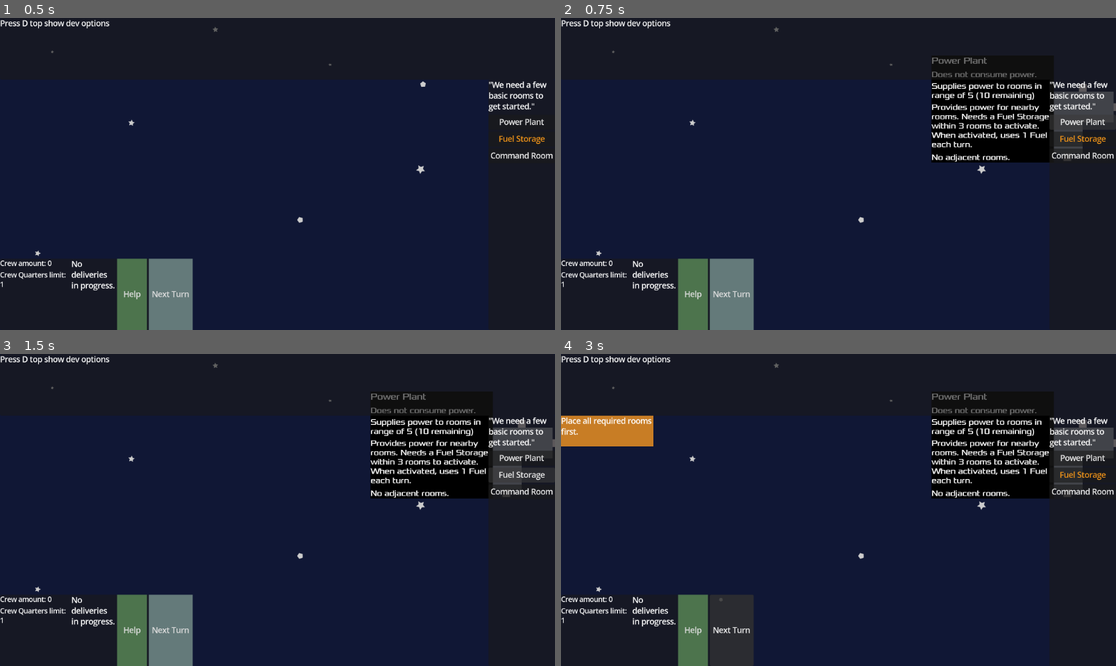
Above: before the commit, frames 1-4 (two rows, left to right).
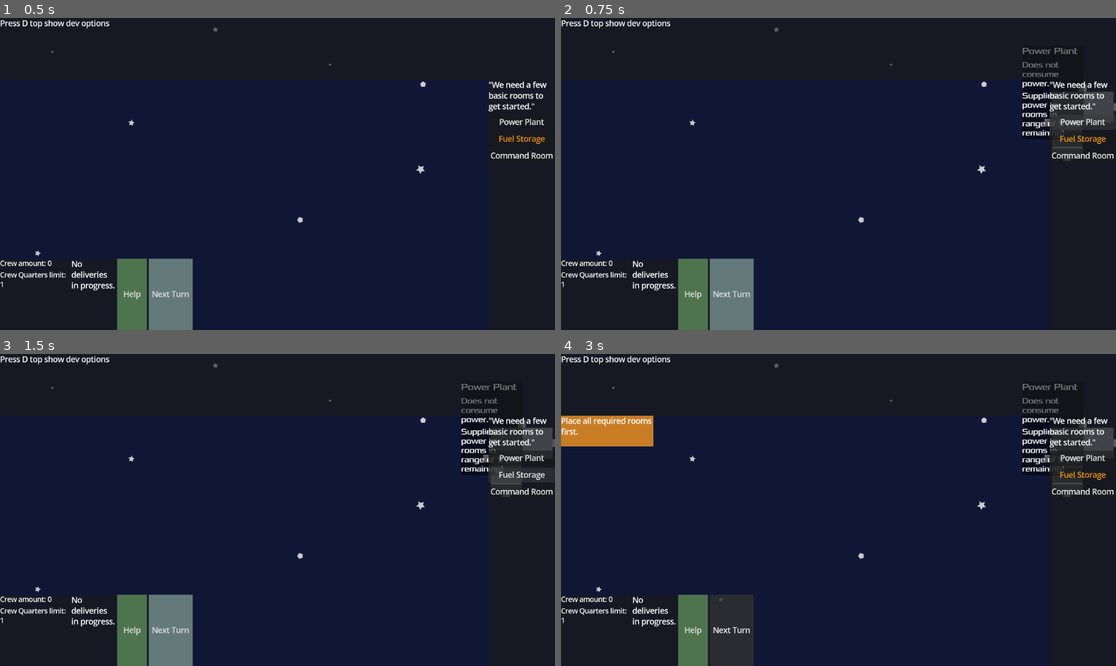
Above: after the commit, the same moments.

Repository: juhanikat/mothership
Game: Godot game, scene res://scenes/main.tscn
Same seed, same stepped clock (60 frames per second), same inputs: the game is played once before the commit and once after it.
Inputs:
- Up to frame 1 (0.5 s): no input
- Up to frame 2 (0.75 s): click "Power Plant" at 0.5 s
- Up to frame 3 (1.5 s): click "Fuel Storage" at 1.25 s
- Up to frame 4 (3 s): click "Command Room" at 2 s; click "Next Turn" at 2.75 s

Frame 1 is identical in both runs. In frame 2, 6.3% of the frame differs, in the area x 66-95%, y 9-47%; in frame 3, 6.3%; in frame 4, 6.3%.

Commit message:
change directory structure, other small additions

Diff:
--- /dev/null
+++ b/data_scripts/EventData.gd
@@ -0,0 +1,4 @@
+extends Node
+class_name EventData
+
+enum EVENTS {FIRE_1, IMPOSTERS_1, SHOCK_1}
--- a/captain/CaptainData.gd
+++ b/data_scripts/OrderData.gd
@@ -1,5 +1,5 @@
 extends Node
-class_name CaptainData
+class_name OrderData
 
 
 ## Holds data related to the selection of new rooms etc.
@@ -27,9 +27,7 @@
 
 # Orders that can be chosen randomly
 const basic_orders = {
-	Order.NEUTRAL_ORDER: _neutral_order,
-	#Order.COMBAT_WARNING_ORDER: _combat_warning_order,
-	#Order.COMBAT_CRITICAL_ORDER: _combat_critical_order
+	Order.NEUTRAL_ORDER: _neutral_order
 	}
 
 # These orders can appear e.g. on specific turns
@@ -39,11 +37,11 @@
 
 
 const _neutral_order = {
-	"description": "The Captain has no orders for you. Choose the room you think would best fit our current situation.",
+	"description": "The Commander has no orders for you. Choose the room you think would best fit our current situation.",
 	"room_categories": [
 		ROOM_CATEGORIES.CREW_ROOM,
 		ROOM_CATEGORIES.MAINTENANCE_ROOM,
-		ROOM_CATEGORIES.COMBAT_ROOM,
+		ROOM_CATEGORIES.EMERGENCY_ROOM,
 		ROOM_CATEGORIES.RESEARCH_ROOM,
 		ROOM_CATEGORIES.LUXURY_ROOM
 	],
@@ -56,19 +54,3 @@
 		ROOMS.CARGO_BAY
 	]
 	}
-
-const _combat_warning_order = {
-	"description": "We've picked up some potentially hostile activity nearby.",
-	"room_categories": [
-		ROOM_CATEGORIES.COMBAT_ROOM,
-	],
-	"choose_from": 3
-	}
-
-const _combat_critical_order = {
-	"description": "Hostile activity imminent!",
-	"room_categories": [
-		ROOM_CATEGORIES.COMBAT_ROOM,
-	],
-	"choose_from": 3
-	}
--- a/RoomData.gd
+++ b/data_scripts/RoomData.gd
@@ -5,16 +5,16 @@
 enum RoomShape {LShape, TShape, SmallSquareShape, BigSquareShape, LongHallwayShape}
 enum RoomType {
 	COMMAND_ROOM, POWER_PLANT, ENGINE_ROOM, CARGO_BAY, CREW_QUARTERS,
-	CANTEEN, LAVATORY, RATION_STORAGE, WPP, FUEL_STORAGE, GARDEN, ROBOTICS, WEAPONS_RESEARCH, DATA_ANALYSIS, STINGRAY, CABLE_DUCT, PLACEHOLDER_ROOM
-}
-enum RoomCategory {CREW_ROOM, MAINTENANCE_ROOM, RESEARCH_ROOM, COMBAT_ROOM, LUXURY_ROOM, SPECIAL_ROOM}
+	CANTEEN, LAVATORY, RATION_STORAGE, WPP, FUEL_STORAGE, GARDEN, ROBOTICS, WEAPONS_RESEARCH, DATA_ANALYSIS, ARMORY, CABLE_DUCT, PLACEHOLDER_ROOM
+}
+enum RoomCategory {CREW_ROOM, MAINTENANCE_ROOM, RESEARCH_ROOM, EMERGENCY_ROOM, LUXURY_ROOM, SPECIAL_ROOM}
 
 
 const room_colors = {
 	RoomCategory.CREW_ROOM: Color(0.212, 0.561, 0.812),
 	RoomCategory.MAINTENANCE_ROOM: Color(0.957, 0.588, 0.098),
 	RoomCategory.RESEARCH_ROOM: Color(0.678, 0.0, 0.68),
-	RoomCategory.COMBAT_ROOM: Color(0.681, 0.257, 0.219),
+	RoomCategory.EMERGENCY_ROOM: Color(0.681, 0.257, 0.219),
 	RoomCategory.LUXURY_ROOM: Color(0.394, 0.834, 0.113),
 	RoomCategory.SPECIAL_ROOM: Color(0.925, 0.925, 0.925)
 	}
@@ -46,7 +46,6 @@
 const room_data = {
 	RoomType.COMMAND_ROOM: _command_room_data,
 	RoomType.POWER_PLANT: _power_plant_data,
-	RoomType.ENGINE_ROOM: _engine_room_data,
 	RoomType.CARGO_BAY: _cargo_bay_data,
 	RoomType.CREW_QUARTERS: _crew_quarters_data,
 	RoomType.CANTEEN: _canteen_data,
@@ -59,7 +58,7 @@
 	RoomType.WEAPONS_RESEARCH: _weapons_research_data,
 	RoomType.DATA_ANALYSIS: _data_analysis_data,
 	RoomType.CABLE_DUCT: _cable_duct_data,
-	RoomType.STINGRAY: _stingray_data,
+	RoomType.ARMORY: _armory_data,
 	RoomType.PLACEHOLDER_ROOM: _placeholder_room_data
 }
 
@@ -86,14 +85,6 @@
 	"power_supply": {"capacity": 10, "range": 5}
 }
 
-const _engine_room_data: Dictionary[String, Variant] = {
-	"room_name": "Engine Room",
-	"room_shape": RoomShape.BigSquareShape,
-	"room_desc": "",
-	"room_category": RoomCategory.SPECIAL_ROOM,
-	"power_usage": 3
-}
-
 const _cargo_bay_data: Dictionary[String, Variant] = {
 	"room_name": "Cargo Bay",
 	"room_shape": RoomShape.BigSquareShape,
@@ -211,7 +202,7 @@
 const _weapons_research_data: Dictionary[String, Variant] = {
 	"room_name": "Weapons Research",
 	"room_shape": RoomShape.TShape,
-	"room_desc": "Unlocks new combat rooms.",
+	"room_desc": "Unlocks new rooms.",
 	"room_category": RoomCategory.RESEARCH_ROOM,
 	"power_usage": 1
 }
@@ -228,11 +219,10 @@
 ## COMBAT ROOMS
 
 
-const _stingray_data: Dictionary[String, Variant] = {
-	"room_name": "Stingray",
-	"room_shape": RoomShape.SmallSquareShape,
-	"room_desc": "Weapon. Shoots 1 column in front.",
-	"room_category": RoomCategory.COMBAT_ROOM,
-	"power_usage": 1,
-	"facing": "up"
-}
+const _armory_data: Dictionary[String, Variant] = {
+	"room_name": "Armory",
+	"room_shape": RoomShape.SmallSquareShape,
+	"room_desc": "Contains weapons to help your crew fight intruders.",
+	"room_category": RoomCategory.EMERGENCY_ROOM,
+	"power_usage": 1
+}
--- a/captain/CaptainFunctions.gd
+++ b/data_scripts/RoomOrders.gd
@@ -1,16 +1,16 @@
 extends Node
-class_name CaptainFunctions
+class_name RoomOrders
 
-## Holds functions related to the selection of new rooms etc.
+## Holds functions related to the selection of new rooms and events.
 ## Actual HUD for the room selection is elsewhere.
-## Also check out CaptainData.gd.
-static var starting_order = CaptainData.starting_order.duplicate(true)
-static var orders = CaptainData.basic_orders.duplicate(true)
-static var special_orders = CaptainData.special_orders.duplicate(true)
+## Also check out OrderData.gd.
+static var starting_order = OrderData.starting_order.duplicate(true)
+static var orders = OrderData.basic_orders.duplicate(true)
+static var special_orders = OrderData.special_orders.duplicate(true)
 
 
 # NOTE: The orders appended to this Array are modified from the original orders!
-static var order_history: Array[CaptainData.Order] = []
+static var order_history: Array[OrderData.Order] = []
 
 
 
@@ -55,7 +55,7 @@
 	return new_order
 
 
-static func get_specific_order(order_enum: CaptainData.Order) -> Dictionary:
+static func get_specific_order(order_enum: OrderData.Order) -> Dictionary:
 	var new_order: Dictionary = special_orders[order_enum].duplicate(true)
 	order_history.append(order_enum)
 
--- a/scenes/hud.gd
+++ b/gameplay_scripts/hud/hud.gd
@@ -5,7 +5,7 @@
 @export var maintenance_room_list: ItemList
 @export var luxury_room_list: ItemList
 @export var special_room_list: ItemList
-@export var combat_room_list: ItemList
+@export var emergency_room_list: ItemList
 @export var research_room_list: ItemList
 
 @export var help_popup: PopupPanel
@@ -33,7 +33,7 @@
 	RoomData.RoomCategory.MAINTENANCE_ROOM: maintenance_room_list,
 	RoomData.RoomCategory.LUXURY_ROOM: luxury_room_list,
 	RoomData.RoomCategory.SPECIAL_ROOM: special_room_list,
-	RoomData.RoomCategory.COMBAT_ROOM: combat_room_list,
+	RoomData.RoomCategory.EMERGENCY_ROOM: emergency_room_list,
 	RoomData.RoomCategory.RESEARCH_ROOM: research_room_list,
 }
 
--- a/scenes/main.gd
+++ b/gameplay_scripts/main.gd
@@ -19,8 +19,8 @@
 
 @onready var hud = get_node("HUD")
 
-var room_scene = load("res://room/room.tscn")
-var room_info_scene = load("res://room/room_info.tscn")
+var room_scene = load("res://scenes/room.tscn")
+var room_info_scene = load("res://scenes/room_info.tscn")
 
 const room_data = RoomData.room_data
 
@@ -43,7 +43,7 @@
 
 
 func _ready() -> void:
-	var first_order = CaptainFunctions.get_starting_order()
+	var first_order = RoomOrders.get_starting_order()
 	var possible_rooms: Array[Dictionary]
 	possible_rooms.assign(first_order.selected_rooms)
 	room_selection.show_order(first_order.description, possible_rooms)
@@ -153,10 +153,8 @@
 	new_room_info.init_room_info(new_room, new_room_data, overwrite_name)
 	new_room_info.global_position = new_room.global_position + RoomData.room_info_pos[new_room_shape]
 	new_room.room_info = new_room_info
-	if new_room.picked:
-		new_room_info.expand_info()
+
 	room_info_nodes.add_child(new_room_info)
-
 	return new_room
 
 
@@ -194,10 +192,10 @@
 
 	var next_order: Dictionary
 	if turn == 3:
-		next_order = CaptainFunctions.get_specific_order(CaptainData.Order.CARGO_BAY_ORDER)
+		next_order = RoomOrders.get_specific_order(OrderData.Order.CARGO_BAY_ORDER)
 	else:
 		var active_data_analysis_rooms = get_tree().get_nodes_in_group("DataAnalysis").filter(func(room: Room): return room.gameplay.activated)
-		next_order = CaptainFunctions.get_random_order(len(active_data_analysis_rooms))
+		next_order = RoomOrders.get_random_order(len(active_data_analysis_rooms))
 
 	var possible_rooms: Array[Dictionary]
 	possible_rooms.assign(next_order.selected_rooms)
--- a/room/room.gd
+++ b/gameplay_scripts/room/room.gd
@@ -1,7 +1,7 @@
 extends Area2D
 class_name Room
 
-var connector_scene = load("res://room/connector.tscn")
+var connector_scene = load("res://scenes/connector.tscn")
 
 const RoomShape = RoomData.RoomShape
 
--- a/room/room_info.gd
+++ b/gameplay_scripts/room/room_info.gd
@@ -11,7 +11,10 @@
 @export var description_label: RichTextLabel
 
 var parent_room: Room
-var relative_pos = Vector2(-250, -75)
+var relative_pos = Vector2(-150, -75)
+
+
+
 ##  fills information from _data (positioning is done in main.gd).
 ## NOTE: showing/hiding information that is visible when hovering room is done in room.gd.
 func init_room_info(p_room: Room, _data: Dictionary[String, Variant], overwrite_name: String = "") -> void:
@@ -53,7 +56,7 @@
 	description_label.show()
 	adjacent_rooms_label.show()
 	z_index = 2
-	size.x = 250
+	offset_right += 100
 	var stylebox: StyleBoxFlat = get_theme_stylebox("panel").duplicate()
 	stylebox.set("bg_color", Color(0.0, 0.0, 0.0, 1.0))
 	add_theme_stylebox_override("panel", stylebox)
@@ -63,7 +66,8 @@
 	description_label.hide()
 	adjacent_rooms_label.hide()
 	z_index = 0
-	size = get_minimum_size()
+	reset_size()
+
 	var stylebox: StyleBoxFlat = get_theme_stylebox("panel").duplicate()
 	stylebox.set("bg_color", Color(0.0, 0.0, 0.0, 0.5))
 	add_theme_stylebox_override("panel", stylebox)
--- a/project.godot
+++ b/project.godot
@@ -17,9 +17,9 @@
 
 [autoload]
 
-GlobalSignals="*res://globals/GlobalSignals.gd"
-GlobalInputFlags="*res://globals/GlobalInputFlags.gd"
-GlobalNotice="*res://globals/GlobalNotice.gd"
+GlobalSignals="*res://global_scripts/GlobalSignals.gd"
+GlobalInputFlags="*res://global_scripts/GlobalInputFlags.gd"
+GlobalNotice="*res://global_scripts/GlobalNotice.gd"
 
 [debug]
 
--- a/room/connector.tscn
+++ b/scenes/connector.tscn
@@ -1,6 +1,6 @@
 [gd_scene load_steps=2 format=3 uid="uid://bj8pqne0ixkqs"]
 
-[ext_resource type="Script" uid="uid://cilnba8yxxsj2" path="res://room/connector.gd" id="1_xi27r"]
+[ext_resource type="Script" uid="uid://cilnba8yxxsj2" path="res://gameplay_scripts/room/connector.gd" id="1_xi27r"]
 
 [node name="Connector" type="Area2D" node_paths=PackedStringArray("collision_polygon", "nav_region", "texture_polygon") groups=["Connector"]]
 script = ExtResource("1_xi27r")
--- a/scenes/hud.tscn
+++ b/scenes/hud.tscn
@@ -1,6 +1,6 @@
 [gd_scene load_steps=4 format=3 uid="uid://d1spf4ifa2e2j"]
 
-[ext_resource type="Script" uid="uid://bej65is377k75" path="res://scenes/hud.gd" id="1_ahhtf"]
+[ext_resource type="Script" uid="uid://bej65is377k75" path="res://gameplay_scripts/hud/hud.gd" id="1_ahhtf"]
 
 [sub_resource type="StyleBoxFlat" id="StyleBoxFlat_ahhtf"]
 bg_color = Color(0.300296, 0.453884, 0.300172, 1)
@@ -8,13 +8,13 @@
 [sub_resource type="StyleBoxFlat" id="StyleBoxFlat_oo0fn"]
 bg_color = Color(0.392165, 0.478501, 0.478927, 1)
 
-[node name="HUD" type="CanvasLayer" node_paths=PackedStringArray("crew_room_list", "maintenance_room_list", "luxury_room_list", "special_room_list", "combat_room_list", "research_room_list", "help …(209 unchanged characters)…
+[node name="HUD" type="CanvasLayer" node_paths=PackedStringArray("crew_room_list", "maintenance_room_list", "luxury_room_list", "special_room_list", "emergency_room_list", "research_room_list", "help …(209 unchanged characters)…
 script = ExtResource("1_ahhtf")
 crew_room_list = NodePath("PanelContainer/TopBar/CrewRoomList")
 maintenance_room_list = NodePath("PanelContainer/TopBar/MaintenanceRoomList")
 luxury_room_list = NodePath("PanelContainer/TopBar/LuxuryRoomList")
 special_room_list = NodePath("PanelContainer/TopBar/SpecialRoomList")
-combat_room_list = NodePath("PanelContainer/TopBar/CombatRoomList")
+emergency_room_list = NodePath("PanelContainer/TopBar/EmergencyRoomList")
 research_room_list = NodePath("PanelContainer/TopBar/ResearchRoomList")
 help_popup = NodePath("HelpPopup")
 cargo_popup = NodePath("CargoPopup")
@@ -79,7 +79,7 @@
 auto_width = true
 same_column_width = true
 
-[node name="CombatRoomList" type="ItemList" parent="PanelContainer/TopBar"]
+[node name="EmergencyRoomList" type="ItemList" parent="PanelContainer/TopBar"]
 custom_minimum_size = Vector2(0, 100)
 layout_mode = 2
 size_flags_horizontal = 0
@@ -214,7 +214,7 @@
 There are six different room categories:
 - Crew Rooms contain facilities such as Crew Quarters, Canteens and Lavatories to increase the size of your crew and keep them happy.
 - Maintenance Rooms are the backbone of the station and are needed for other rooms to function. They can also help you design the layout of the station and make it run more effectively, especially later in the game.
-- Combat Rooms are needed to defend the station against attackers. The Commander will notify you of threats when they appear.
+- Emergency Rooms are needed to defend the station against attackers and other threats.
 - Research Rooms unlock new room types.
 - Luxury Rooms improve the quality of life on the station. (maybe remove this category later?)
 - Special Rooms such as Power Plants and the [color=orange]Command Room[/color] are rare and can only be built when The Commander orders you to. They have important gameplay mechanics assigned to them.
--- a/scenes/main.tscn
+++ b/scenes/main.tscn
@@ -1,8 +1,8 @@
 [gd_scene load_steps=7 format=3 uid="uid://ony8uad06hvx"]
 
-[ext_resource type="Script" uid="uid://6umoox1qwm3k" path="res://scenes/main.gd" id="1_0wfyh"]
+[ext_resource type="Script" uid="uid://6umoox1qwm3k" path="res://gameplay_scripts/main.gd" id="1_0wfyh"]
 [ext_resource type="PackedScene" uid="uid://d1spf4ifa2e2j" path="res://scenes/hud.tscn" id="2_0wfyh"]
-[ext_resource type="PackedScene" uid="uid://bha52nfpavehy" path="res://captain/room_selection.tscn" id="3_sugp2"]
+[ext_resource type="PackedScene" uid="uid://bha52nfpavehy" path="res://scenes/room_selection.tscn" id="3_sugp2"]
 [ext_resource type="Texture2D" uid="uid://cnhvdsmq3pdln" path="res://inkscape files/background.png" id="4_jyhfs"]
 [ext_resource type="PackedScene" uid="uid://d1wawstdvmyt0" path="res://scenes/notice.tscn" id="5_tbgi4"]
 
--- a/scenes/notice.tscn
+++ b/scenes/notice.tscn
@@ -1,6 +1,6 @@
 [gd_scene load_steps=7 format=3 uid="uid://d1wawstdvmyt0"]
 
-[ext_resource type="Script" uid="uid://mcwps04er507" path="res://scenes/notice.gd" id="1_84frb"]
+[ext_resource type="Script" uid="uid://mcwps04er507" path="res://gameplay_scripts/hud/notice.gd" id="1_84frb"]
 
 [sub_resource type="Theme" id="Theme_a8rcd"]
 
--- a/room/room.tscn
+++ b/scenes/room.tscn
@@ -1,6 +1,6 @@
 [gd_scene load_steps=6 format=3 uid="uid://b5dj4e3qdd2f6"]
 
-[ext_resource type="Script" uid="uid://bniolhgkcwsnj" path="res://room/room.gd" id="1_ppkfq"]
+[ext_resource type="Script" uid="uid://bniolhgkcwsnj" path="res://gameplay_scripts/room/room.gd" id="1_ppkfq"]
 
 [sub_resource type="Animation" id="Animation_j33j0"]
 length = 0.001
--- a/room/room_info.tscn
+++ b/scenes/room_info.tscn
@@ -1,7 +1,7 @@
 [gd_scene load_steps=4 format=3 uid="uid://b2hljfbu67bkx"]
 
-[ext_resource type="Script" uid="uid://ckk2sqm7720y" path="res://room/room_info.gd" id="1_xv4oe"]
-[ext_resource type="FontFile" uid="uid://c63xjyk31oise" path="res://fonts/Xolonium-Regular.otf" id="2_jskd8"]
+[ext_resource type="Script" uid="uid://ckk2sqm7720y" path="res://gameplay_scripts/room/room_info.gd" id="1_8n8ci"]
+[ext_resource type="FontFile" uid="uid://c63xjyk31oise" path="res://fonts/Xolonium-Regular.otf" id="2_lgln2"]
 
 [sub_resource type="StyleBoxFlat" id="StyleBoxFlat_yms3g"]
 bg_color = Color(0, 0, 0, 0.5)
@@ -10,10 +10,11 @@
 anchors_preset = -1
 anchor_right = 0.111111
 anchor_bottom = 0.0833333
-offset_bottom = -6.0
+grow_horizontal = 2
+grow_vertical = 2
 mouse_filter = 2
 theme_override_styles/panel = SubResource("StyleBoxFlat_yms3g")
-script = ExtResource("1_xv4oe")
+script = ExtResource("1_8n8ci")
 room_name_label = NodePath("VBoxContainer/RoomName")
 power_usage_label = NodePath("VBoxContainer/PowerUsage")
 traits_label = NodePath("VBoxContainer/TraitsLabel")
--- a/captain/room_selection.tscn
+++ b/scenes/room_selection.tscn
@@ -1,6 +1,6 @@
 [gd_scene load_steps=2 format=3 uid="uid://bha52nfpavehy"]
 
-[ext_resource type="Script" uid="uid://dmq65ad0ipcv4" path="res://captain/room_selection.gd" id="1_ayfju"]
+[ext_resource type="Script" uid="uid://dmq65ad0ipcv4" path="res://gameplay_scripts/hud/room_selection.gd" id="1_ayfju"]
 
 [node name="RoomSelection" type="CanvasLayer" node_paths=PackedStringArray("order_description_label", "room_container")]
 script = ExtResource("1_ayfju")
Not shown, added: data_scripts/EventData.gd.uid
Renamed: captain/CaptainData.gd.uid -> data_scripts/OrderData.gd.uid
Renamed: RoomData.gd.uid -> data_scripts/RoomData.gd.uid
Renamed: captain/CaptainFunctions.gd.uid -> data_scripts/RoomOrders.gd.uid
Not shown, changed: design.txt
Renamed: scenes/hud.gd.uid -> gameplay_scripts/hud/hud.gd.uid
Renamed: scenes/notice.gd -> gameplay_scripts/hud/notice.gd
Renamed: scenes/notice.gd.uid -> gameplay_scripts/hud/notice.gd.uid
Renamed: captain/room_selection.gd -> gameplay_scripts/hud/room_selection.gd
Renamed: captain/room_selection.gd.uid -> gameplay_scripts/hud/room_selection.gd.uid
Renamed: scenes/main.gd.uid -> gameplay_scripts/main.gd.uid
Renamed: room/RoomConnections.gd -> gameplay_scripts/room/RoomConnections.gd
(and 14 more such lines)
